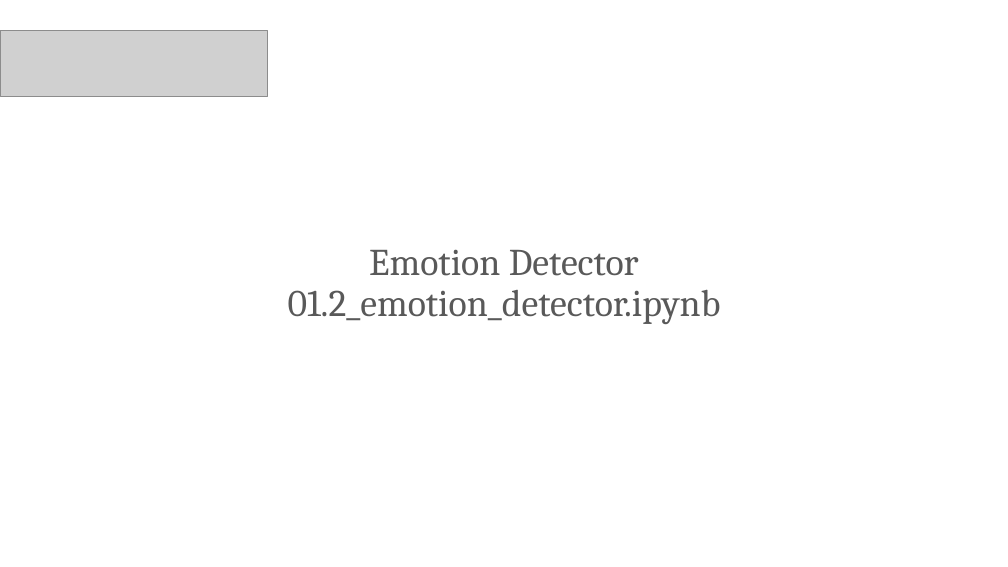
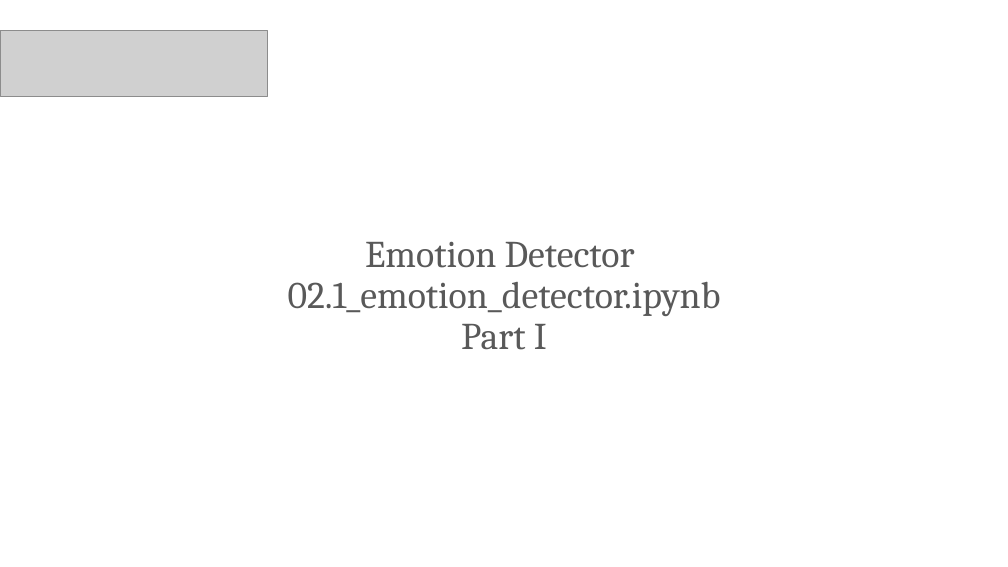
Before and after one commit to PracticumAI/transformers, a slide deck: slide 21 of presentations/01_transformers_intro.pptx. Drawn at 1008x567 pixels with LibreOffice and Linux fonts; fonts in the diff are those of the drawing; grey boxes stand for pictures. Boxes give left, top, right and bottom in pixels: in the first picture for what was removed or moved away, otherwise in the second. Text is boxed around its words. In the diff, an @@ line names an element or a change of style, - is before the commit and + after.

```diff
--- a/presentations/01_transformers_intro.pptx
+++ b/presentations/01_transformers_intro.pptx
@@ title at (288, 242, 721, 350): text changed @@
-Emotion Detector
-01.2_emotion_detector.ipynb
+Emotion Detector
+02.1_emotion_detector.ipynb
+Part I
```
Also in this commit, not shown: 2 other files.
